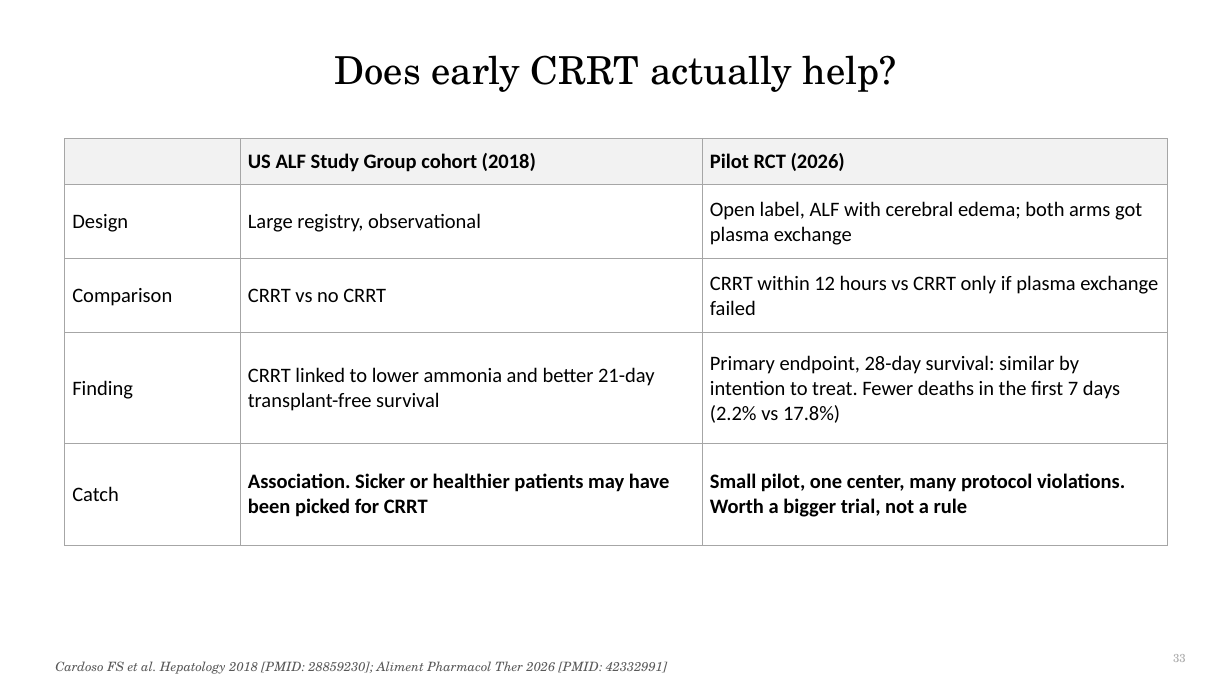
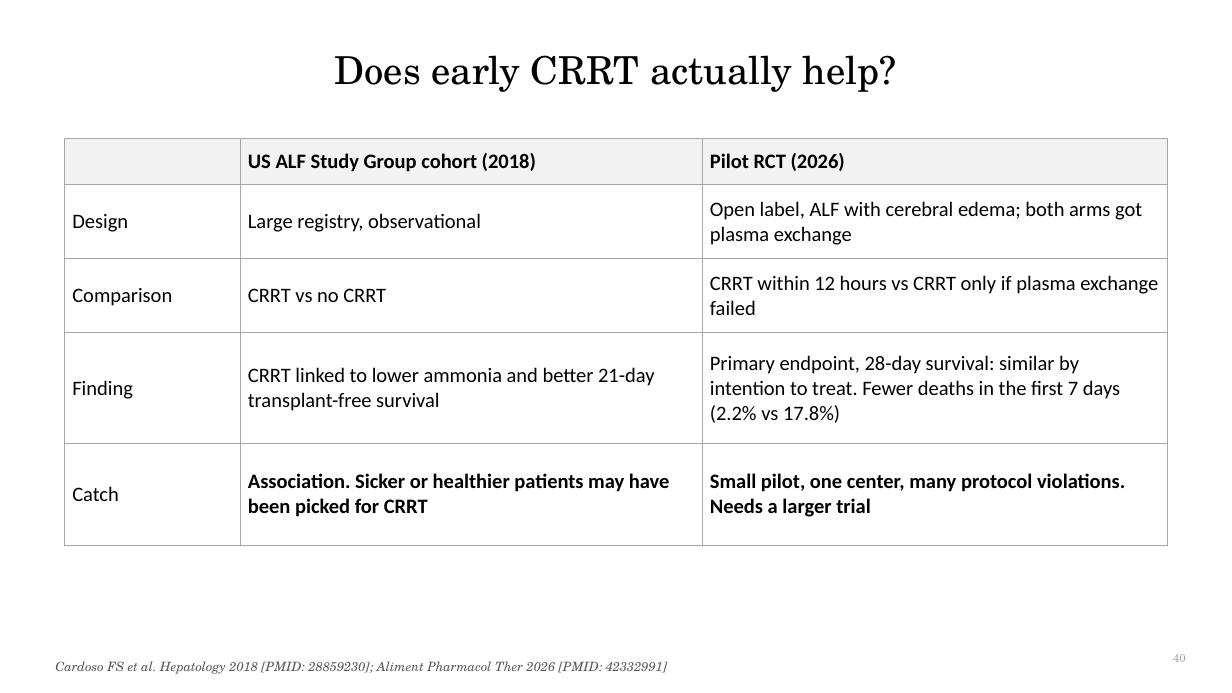
Before and after one commit to qaddodi/mohammad-almeqdadi-lectures, a slide deck: slide 40 of lectures/acute-liver-failure-aclf-in-icu/ALF and ACLF in the ICU.pptx (slide 33 before the commit). Drawn at 1232x693 pixels with LibreOffice and Linux fonts; fonts in the diff are those of the drawing. Boxes give left, top, right and bottom in pixels: in the first picture for what was removed or moved away, otherwise in the second. Text is boxed around its words. In the diff, an @@ line names an element or a change of style, - is before the commit and + after.

```diff
--- a/lectures/acute-liver-failure-aclf-in-icu/ALF and ACLF in the ICU.pptx
+++ b/lectures/acute-liver-failure-aclf-in-icu/ALF and ACLF in the ICU.pptx
@@ table at (65, 139, 1167, 521) @@
-row 5, column 3: Small pilot, one center, many protocol violations. Worth a bigger trial, not a rule
+row 5, column 3: Small pilot, one center, many protocol violations. Needs a larger trial
@@ page number at (1173, 654, 1186, 662): text changed @@
-33
+40
```
Also in this commit, not shown: 35 other slides changed, 12 slides added, 1 slide removed, 4 other files.
